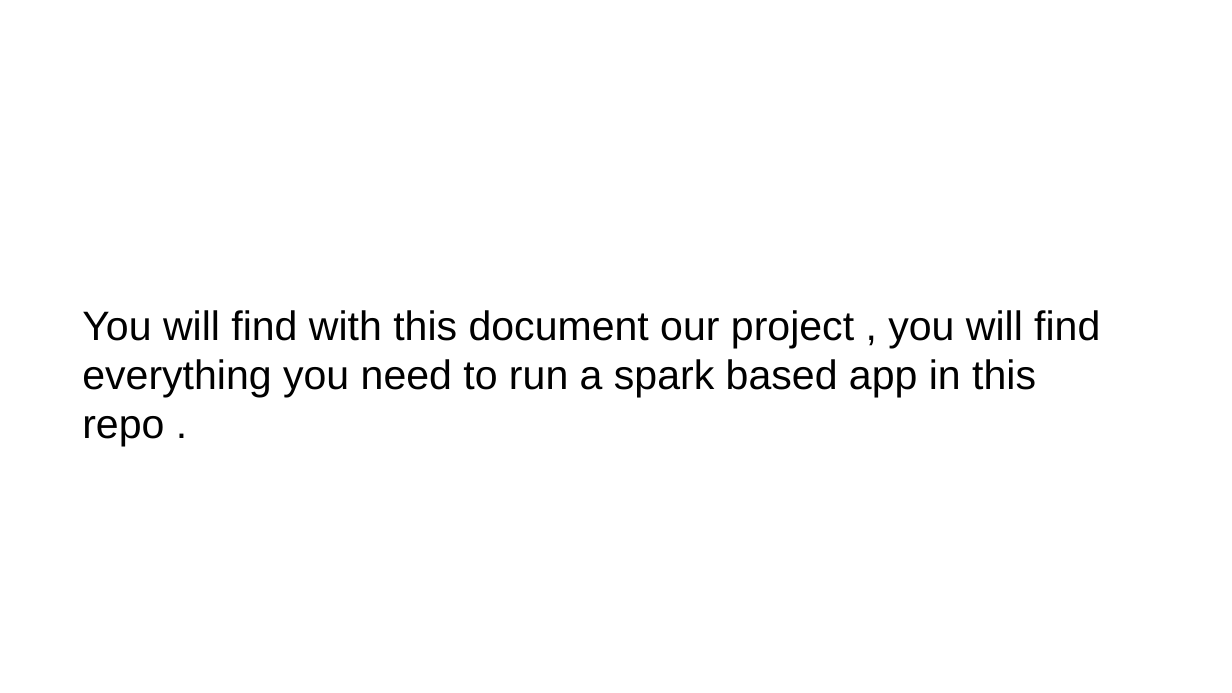
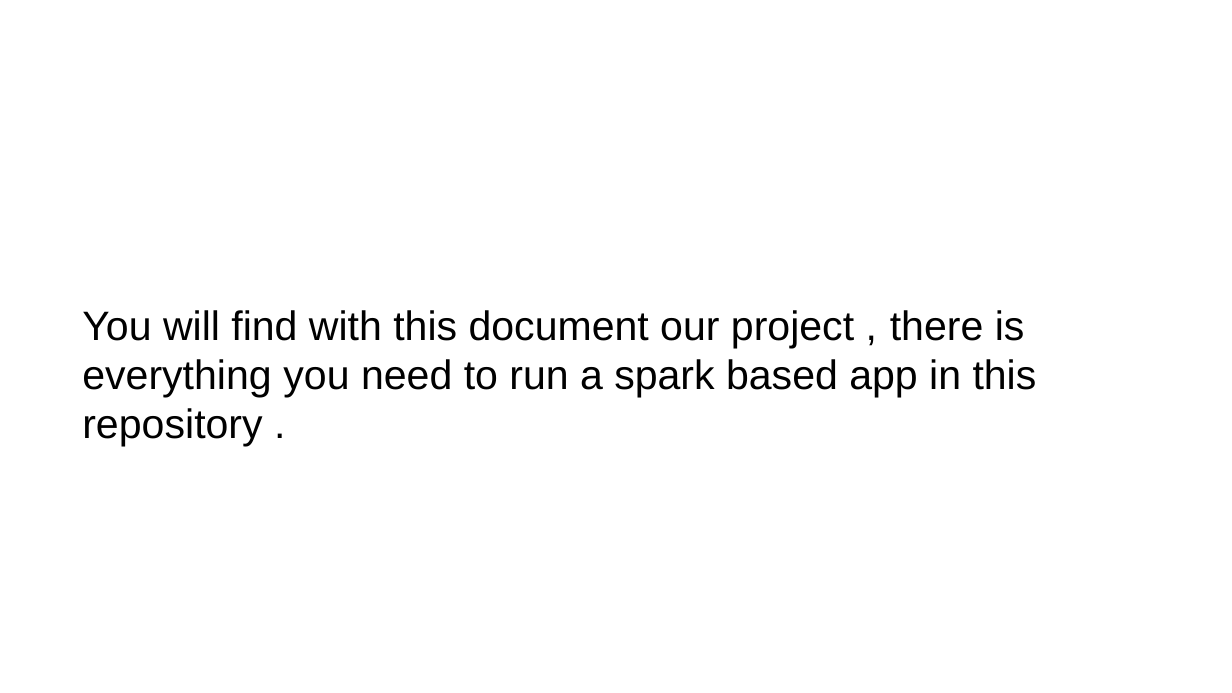
Before and after one commit to FabienGadet0/bigdataHB, a slide deck: slide 2 of teacher/project-training.pptx. Drawn at 1232x693 pixels with LibreOffice and Linux fonts; fonts in the diff are those of the drawing. Boxes give left, top, right and bottom in pixels: in the first picture for what was removed or moved away, otherwise in the second. Text is boxed around its words. In the diff, an @@ line names an element or a change of style, - is before the commit and + after.

```diff
--- a/teacher/project-training.pptx
+++ b/teacher/project-training.pptx
@@ text at <box>82,310,1037,447</box>: text changed @@
-You will find with this document our project , you will find everything you need to run a spark based app in this repo .
+You will find with this document our project , there is everything you need to run a spark based app in this repository .
```
Also in this commit, not shown: 1 other slide changed, 1 slide added, 1 slide removed, 9 other files.
